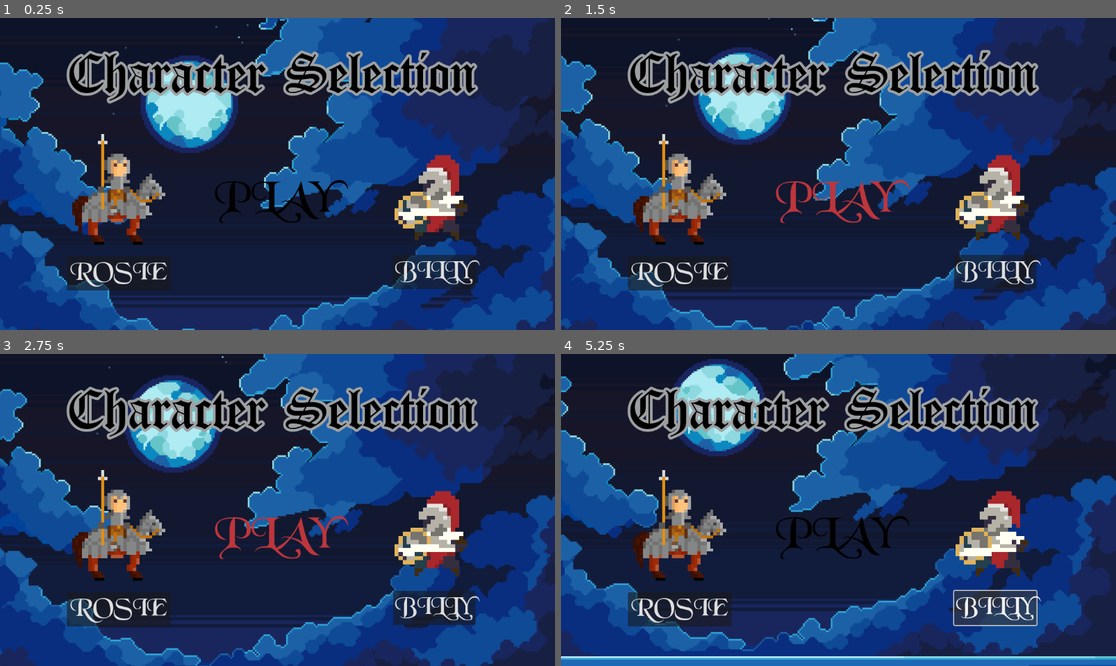
Above: before the commit, frames 1-4 (two rows, left to right).
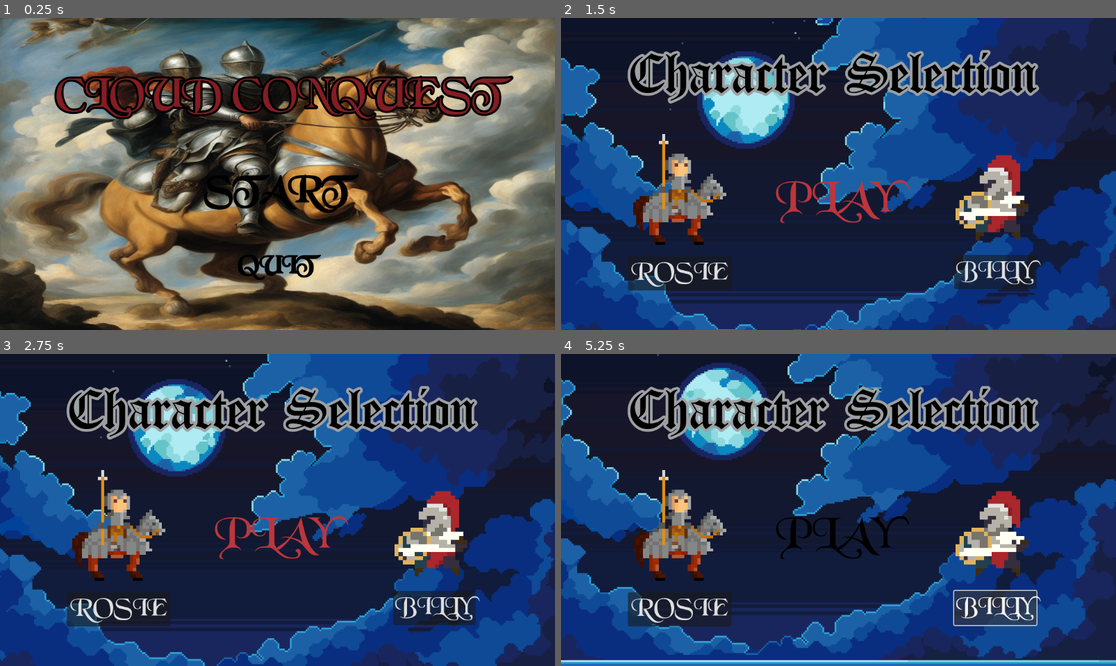
Above: after the commit, the same moments.

Repository: AugustanaCSC380January2024/final-game-frenchie
Game: Godot game, scene res://Scenes/start_screen.tscn
Same seed, same stepped clock (60 frames per second), same inputs: the game is played once before the commit and once after it. Before the commit the project starts from res://Scenes/character_selection.tscn.
Inputs (mouse positions are in pixels of both pictures, inside the frame that each line leads up to):
- Up to frame 1 (0.25 s): no input
- Up to frame 2 (1.5 s): click (838, 192) at 0.5 s, where only the run after the commit has a clickable "START"; click "PLAY" at 1.25 s
- Up to frame 3 (2.75 s): click "PLAY" at 2 s
- Up to frame 4 (5.25 s): click "ROSIE" at 2.75 s; click "BILLY" at 3.5 s; click "ROSIE" at 4.25 s; click "BILLY" at 5 s

The runs differ from the first frame. In frame 1, 97% of the frame differs, in the area x 0-100%, y 0-100%; in frame 2, 12%; in frame 3, 12%; in frame 4, 14%.

Commit message:
Start screen

Diff:
--- a/Scenes/spawner_clock.tscn
+++ b/Scenes/spawner_clock.tscn
@@ -17,6 +17,7 @@
 position = Vector2(1203, 546)
 
 [node name="Timer" type="Timer" parent="."]
+wait_time = 6.0
 autostart = true
 
 [connection signal="timeout" from="Timer" to="." method="_on_timer_timeout"]
--- /dev/null
+++ b/Scenes/start_screen.tscn
@@ -0,0 +1,124 @@
+[gd_scene load_steps=15 format=3 uid="uid://u3b4nlcsgd7c"]
+
+[ext_resource type="Script" path="res://Scripts/start_screen.gd" id="1_4ww6e"]
+[ext_resource type="Texture2D" uid="uid://neltn1qnfmxk" path="res://Assets/48f3d608-ecb8-4e08-8393-b86389b6d756.jpg" id="2_6bsf5"]
+[ext_resource type="FontFile" uid="uid://brm5p8fd764cb" path="res://Assets/Fonts/BLKCHCRY.TTF" id="3_6atvd"]
+
+[sub_resource type="LabelSettings" id="LabelSettings_j7ojj"]
+font = ExtResource("3_6atvd")
+font_size = 84
+font_color = Color(0.517647, 0.113725, 0.137255, 1)
+outline_size = 17
+outline_color = Color(0, 0, 0, 1)
+
+[sub_resource type="StyleBoxEmpty" id="StyleBoxEmpty_bloyn"]
+
+[sub_resource type="StyleBoxEmpty" id="StyleBoxEmpty_7krto"]
+
+[sub_resource type="StyleBoxEmpty" id="StyleBoxEmpty_1kjpw"]
+
+[sub_resource type="StyleBoxEmpty" id="StyleBoxEmpty_p1ovc"]
+
+[sub_resource type="StyleBoxEmpty" id="StyleBoxEmpty_kep66"]
+
+[sub_resource type="StyleBoxEmpty" id="StyleBoxEmpty_d8kik"]
+
+[sub_resource type="StyleBoxEmpty" id="StyleBoxEmpty_a2rd1"]
+
+[sub_resource type="StyleBoxEmpty" id="StyleBoxEmpty_4tor0"]
+
+[sub_resource type="StyleBoxEmpty" id="StyleBoxEmpty_tjdub"]
+
+[sub_resource type="StyleBoxEmpty" id="StyleBoxEmpty_6ft4x"]
+
+[node name="StartScreen" type="Control"]
+layout_mode = 3
+anchors_preset = 15
+anchor_right = 1.0
+anchor_bottom = 1.0
+grow_horizontal = 2
+grow_vertical = 2
+script = ExtResource("1_4ww6e")
+
+[node name="StartsScreenBG" type="ParallaxBackground" parent="."]
+
+[node name="ParallaxLayer" type="ParallaxLayer" parent="StartsScreenBG"]
+motion_mirroring = Vector2(5760, 3210)
+
+[node name="Sprite2D" type="Sprite2D" parent="StartsScreenBG/ParallaxLayer"]
+texture_repeat = 2
+position = Vector2(579, 326.417)
+scale = Vector2(1.14309, 0.649576)
+texture = ExtResource("2_6bsf5")
+region_rect = Rect2(0, 0, 5760, 3210)
+
+[node name="Label" type="Label" parent="."]
+layout_mode = 1
+anchors_preset = 5
+anchor_left = 0.5
+anchor_right = 0.5
+offset_left = -71.0
+offset_top = 111.0
+offset_right = 75.0
+offset_bottom = 134.0
+grow_horizontal = 2
+text = "CLOUD CONQUEST"
+label_settings = SubResource("LabelSettings_j7ojj")
+horizontal_alignment = 1
+vertical_alignment = 1
+
+[node name="Start" type="Button" parent="."]
+layout_mode = 1
+anchors_preset = 8
+anchor_left = 0.5
+anchor_top = 0.5
+anchor_right = 0.5
+anchor_bottom = 0.5
+offset_left = -151.0
+offset_top = -9.0
+offset_right = 148.0
+offset_bottom = 86.0
+grow_horizontal = 2
+grow_vertical = 2
+theme_override_colors/font_color = Color(0, 0, 0, 1)
+theme_override_colors/font_hover_pressed_color = Color(0.443137, 0.0862745, 0.164706, 1)
+theme_override_colors/font_outline_color = Color(0, 0, 0, 1)
+theme_override_constants/outline_size = 7
+theme_override_fonts/font = ExtResource("3_6atvd")
+theme_override_font_sizes/font_size = 75
+theme_override_styles/normal = SubResource("StyleBoxEmpty_bloyn")
+theme_override_styles/hover = SubResource("StyleBoxEmpty_7krto")
+theme_override_styles/pressed = SubResource("StyleBoxEmpty_1kjpw")
+theme_override_styles/disabled = SubResource("StyleBoxEmpty_p1ovc")
+theme_override_styles/focus = SubResource("StyleBoxEmpty_kep66")
+text = "START
+"
+
+[node name="Quit" type="Button" parent="."]
+layout_mode = 1
+anchors_preset = 8
+anchor_left = 0.5
+anchor_top = 0.5
+anchor_right = 0.5
+anchor_bottom = 0.5
+offset_left = -86.0
+offset_top = 140.0
+offset_right = 80.0
+offset_bottom = 245.0
+grow_horizontal = 2
+grow_vertical = 2
+theme_override_colors/font_color = Color(0, 0, 0, 1)
+theme_override_colors/font_outline_color = Color(0, 0, 0, 1)
+theme_override_constants/outline_size = 6
+theme_override_fonts/font = ExtResource("3_6atvd")
+theme_override_font_sizes/font_size = 50
+theme_override_styles/normal = SubResource("StyleBoxEmpty_d8kik")
+theme_override_styles/hover = SubResource("StyleBoxEmpty_a2rd1")
+theme_override_styles/pressed = SubResource("StyleBoxEmpty_4tor0")
+theme_override_styles/disabled = SubResource("StyleBoxEmpty_tjdub")
+theme_override_styles/focus = SubResource("StyleBoxEmpty_6ft4x")
+text = "QUIT
+"
+
+[connection signal="pressed" from="Start" to="." method="_on_button_pressed"]
+[connection signal="pressed" from="Quit" to="." method="_on_quit_pressed"]
--- a/Scripts/gameplay.gd
+++ b/Scripts/gameplay.gd
@@ -40,7 +40,7 @@
 	var inst = segments[randi() % len(segments)].instantiate()
 	inst.position = Vector2(x, y)
 	$Areas.add_child(inst)
-	speed += 20
+	speed += 10
 
 
 func _on_deathzone_area_entered(area):
@@ -56,4 +56,4 @@
 	add_child(clock_ins)
 
 func on_clock_claimed():
-	speed -= 30
+	speed -= 10
--- /dev/null
+++ b/Scripts/start_screen.gd
@@ -0,0 +1,9 @@
+extends Control
+
+
+func _on_button_pressed():
+	get_tree().change_scene_to_file("res://Scenes/character_selection.tscn")
+
+
+func _on_quit_pressed():
+	get_tree().quit()
--- a/project.godot
+++ b/project.godot
@@ -11,7 +11,7 @@
 [application]
 
 config/name="Final-game-frenchie"
-run/main_scene="res://Scenes/character_selection.tscn"
+run/main_scene="res://Scenes/start_screen.tscn"
 config/features=PackedStringArray("4.2", "Forward Plus")
 config/icon="res://icon.svg"
 
Binary file added: Assets/48f3d608-ecb8-4e08-8393-b86389b6d756.jpg
Not shown, added: Assets/48f3d608-ecb8-4e08-8393-b86389b6d756.jpg.import
